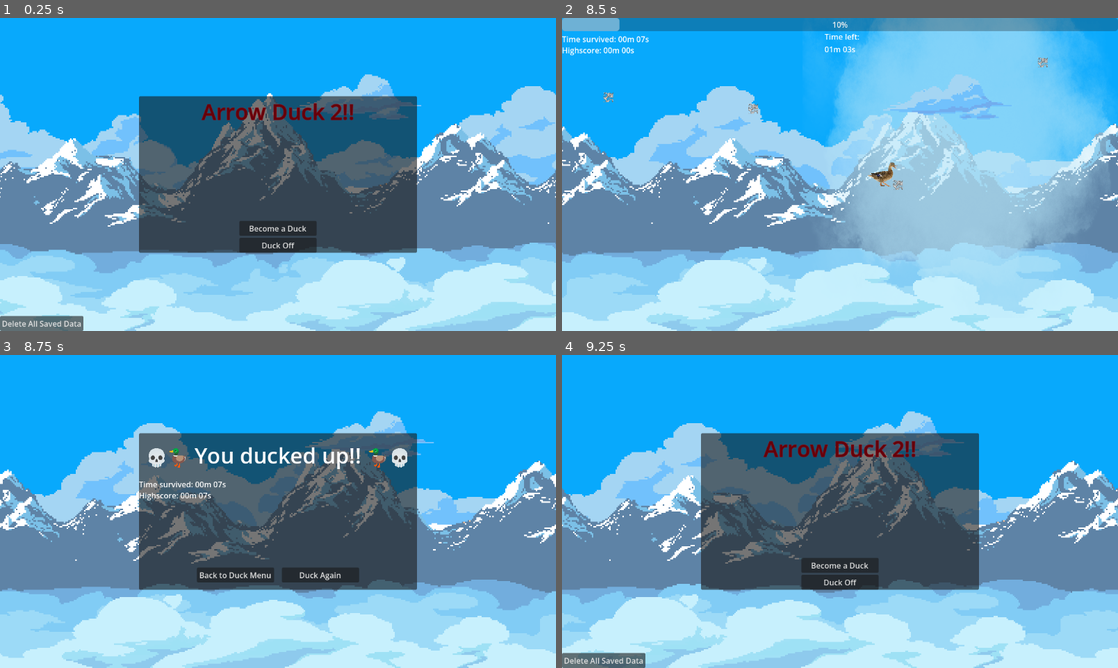
Above: before the commit, frames 1-4 (two rows, left to right).
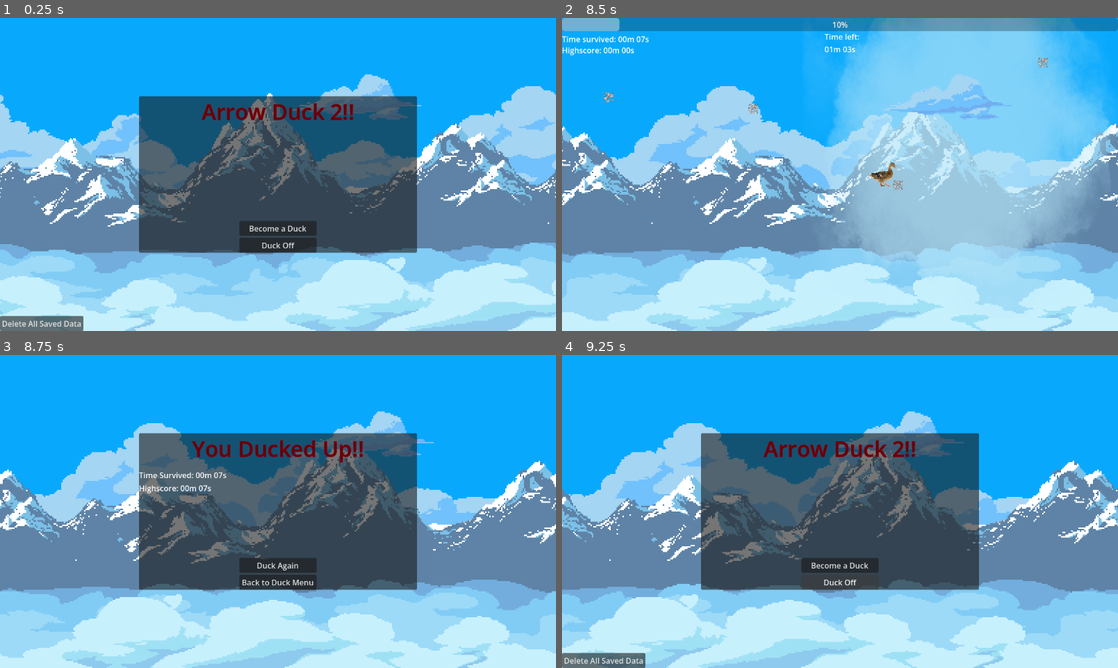
Above: after the commit, the same moments.

Repository: Anothernaso/arrow_duck_2-foss
Game: Godot game, scene res://dummy.tscn
Two runs of this game, one before a commit and one after it. Both use one fixed random seed, a clock stepped at 60 frames per second and the inputs below. Sound files missing from this copy of the repository are replaced by a short silence.
Inputs:
- Up to frame 1 (0.25 s): no input
- Up to frame 2 (8.5 s): click "Become a Duck" at 0.5 s; hold D (right) 1.28-2.03 s; hold S (backward) 2.03-2.78 s; hold D (right) 2.78-3.53 s; hold W (forward) 3.53-4.28 s; hold A (left) 4.28-5.78 s; hold S (backward) 5.78-6.53 s; hold D (right) 6.53-7.28 s; hold W (forward) 7.28-8.03 s; hold D (right) from 8.03 s (still down)
- Up to frame 3 (8.75 s): keep holding D (right)
- Up to frame 4 (9.25 s): release D (right) at 8.75 s; click "Back to Duck Menu" at 8.75 s

Frames 1-2 are identical in both runs. In frame 3, 3.8% of the frame differs, in the area x 25-74%, y 27-76%; in frame 4, less than 0.1%.

Commit message:
Rework internal UI layout of `death_screen.tscn`.
On branch master
Changes to be committed:
	modified:   scenes/death_screen/death_screen.gd
	modified:   scenes/death_screen/death_screen.tscn
	modified:   scenes/main_menu/main_menu.tscn

Diff:
--- a/scenes/death_screen/death_screen.gd
+++ b/scenes/death_screen/death_screen.gd
@@ -4,22 +4,22 @@
 
 @export var album: MusicAlbum
 
-@onready var score_counter_label: Label = $UI/Control/Panel/ScoreCounter
-@onready var highscore_counter_label: Label = $UI/Control/Panel/HighscoreCounter
+@onready var score_label: Label = $UI/Control/CenterContainer/Panel/VSplitContainer/VBoxContainer/ScoreLabel
+@onready var highscore_label: Label = $UI/Control/CenterContainer/Panel/VSplitContainer/VBoxContainer/HighscoreLabel
 
 func _ready() -> void:
 	var music_manager: AD_MusicManager = AD_GlobalMusicManager
 	music_manager.set_album(album, true)
 
-	score_counter_label.text = "Time survived: " + FormatUtils.format_time(ScoreCounter.last_time_survived)
-	highscore_counter_label.text = "Highscore: " + FormatUtils.format_time(ScoreCounter.highscore_time_survived)
+	score_label.text = "Time Survived: " + FormatUtils.format_time(ScoreCounter.last_time_survived)
+	highscore_label.text = "Highscore: " + FormatUtils.format_time(ScoreCounter.highscore_time_survived)
 
 
-func _on_try_again_button_down() -> void:
+func _on_retry_button_down() -> void:
 	var game_state_manager: AD_GameStateManager = AD_GlobalGameStateManager
 	game_state_manager.set_state(GameStates.State.InGame)
 
 
-func _on_main_menu_button_button_down() -> void:
+func _on_main_menu_button_down() -> void:
 	var game_state_manager: AD_GameStateManager = AD_GlobalGameStateManager
 	game_state_manager.set_state(GameStates.State.MainMenu)
--- a/scenes/death_screen/death_screen.tscn
+++ b/scenes/death_screen/death_screen.tscn
@@ -2,9 +2,12 @@
 
 [ext_resource type="Script" uid="uid://cbnstocroycpv" path="res://scenes/death_screen/death_screen.gd" id="1_w8h0d"]
 [ext_resource type="PackedScene" uid="uid://bg8ahamfcwj3i" path="res://nodes/background.tscn" id="2_eu6q6"]
-[ext_resource type="Theme" uid="uid://b4knt16xuynoj" path="res://ui/themes/arrow_duck_2_theme.tres" id="2_gpfue"]
 [ext_resource type="Resource" uid="uid://dhwjuh6b6sghl" path="res://content/albums/eternity.tres" id="2_ulujf"]
 [ext_resource type="PackedScene" uid="uid://bi1p1sul5tdrj" path="res://nodes/player/player_camera.tscn" id="3_cnyqg"]
+[ext_resource type="PackedScene" uid="uid://dq8m1un7enhgx" path="res://ui/nodes/panel.tscn" id="3_ulujf"]
+[ext_resource type="PackedScene" uid="uid://d264a23a2g0ym" path="res://ui/nodes/title_label.tscn" id="4_1loci"]
+[ext_resource type="PackedScene" uid="uid://cajw4rq6o3ak3" path="res://ui/nodes/label.tscn" id="5_tqqjr"]
+[ext_resource type="PackedScene" uid="uid://cnqn5uckxauwq" path="res://ui/nodes/button.tscn" id="5_yvssi"]
 
 [node name="DeathScreen" type="Node" unique_id=1599705515]
 script = ExtResource("1_w8h0d")
@@ -20,77 +23,55 @@
 grow_horizontal = 2
 grow_vertical = 2
 
-[node name="Panel" type="Panel" parent="UI/Control" unique_id=1685492994]
+[node name="CenterContainer" type="CenterContainer" parent="UI/Control" unique_id=234740034]
 layout_mode = 1
 anchors_preset = 15
 anchor_right = 1.0
 anchor_bottom = 1.0
-offset_left = 288.0
-offset_top = 162.0
-offset_right = -288.0
-offset_bottom = -162.0
 grow_horizontal = 2
 grow_vertical = 2
 
-[node name="Title" type="Label" parent="UI/Control/Panel" unique_id=167173367]
+[node name="Panel" parent="UI/Control/CenterContainer" unique_id=2070056285 instance=ExtResource("3_ulujf")]
+layout_mode = 2
+
+[node name="VSplitContainer" type="VSplitContainer" parent="UI/Control/CenterContainer/Panel" unique_id=1139980797]
 layout_mode = 1
-anchors_preset = 5
-anchor_left = 0.5
-anchor_right = 0.5
-offset_left = -296.5
-offset_top = 14.0
-offset_right = 296.5
-offset_bottom = 77.0
+anchors_preset = 15
+anchor_right = 1.0
+anchor_bottom = 1.0
 grow_horizontal = 2
-theme = ExtResource("2_gpfue")
-theme_override_font_sizes/font_size = 45
-text = "💀🦆 You ducked up!! 🦆💀"
-horizontal_alignment = 1
+grow_vertical = 2
+split_offsets = PackedInt32Array(63, 246)
+dragging_enabled = false
+dragger_visibility = 1
+split_offset = 63
 
-[node name="ScoreCounter" type="Label" parent="UI/Control/Panel" unique_id=1281114059]
-layout_mode = 0
-offset_top = 94.0
-offset_right = 181.0
-offset_bottom = 117.0
-text = "Time survived: 00m 00s"
+[node name="TitleLabel" parent="UI/Control/CenterContainer/Panel/VSplitContainer" unique_id=6593006 instance=ExtResource("4_1loci")]
+layout_mode = 2
+text = "You Ducked Up!!"
 
-[node name="HighscoreCounter" type="Label" parent="UI/Control/Panel" unique_id=35665994]
-layout_mode = 0
-offset_top = 117.0
-offset_right = 181.0
-offset_bottom = 140.0
+[node name="VBoxContainer" type="VBoxContainer" parent="UI/Control/CenterContainer/Panel/VSplitContainer" unique_id=1081044465]
+layout_mode = 2
+
+[node name="ScoreLabel" parent="UI/Control/CenterContainer/Panel/VSplitContainer/VBoxContainer" unique_id=1720302300 instance=ExtResource("5_tqqjr")]
+layout_mode = 2
+text = "Time Survived: 00m 00s"
+
+[node name="HighscoreLabel" parent="UI/Control/CenterContainer/Panel/VSplitContainer/VBoxContainer" unique_id=1520937447 instance=ExtResource("5_tqqjr")]
+layout_mode = 2
 text = "Highscore: 00m 00s"
 
-[node name="MainMenuButton" type="Button" parent="UI/Control/Panel" unique_id=1107918992]
-layout_mode = 1
-anchors_preset = 7
-anchor_left = 0.5
-anchor_top = 1.0
-anchor_right = 0.5
-anchor_bottom = 1.0
-offset_left = -168.0
-offset_top = -46.0
-offset_right = -8.0
-offset_bottom = -15.0
-grow_horizontal = 2
-grow_vertical = 0
+[node name="ButtonContainer" type="VBoxContainer" parent="UI/Control/CenterContainer/Panel/VSplitContainer" unique_id=778240905]
+layout_mode = 2
+alignment = 2
+
+[node name="RetryButton" parent="UI/Control/CenterContainer/Panel/VSplitContainer/ButtonContainer" unique_id=642408839 instance=ExtResource("5_yvssi")]
+layout_mode = 2
+text = "Duck Again"
+
+[node name="MainMenuButton" parent="UI/Control/CenterContainer/Panel/VSplitContainer/ButtonContainer" unique_id=1680412350 instance=ExtResource("5_yvssi")]
+layout_mode = 2
 text = "Back to Duck Menu"
-
-[node name="RetryButton" type="Button" parent="UI/Control/Panel" unique_id=500844113]
-layout_mode = 1
-anchors_preset = 7
-anchor_left = 0.5
-anchor_top = 1.0
-anchor_right = 0.5
-anchor_bottom = 1.0
-offset_left = 8.0
-offset_top = -46.0
-offset_right = 168.0
-offset_bottom = -15.0
-grow_horizontal = 2
-grow_vertical = 0
-text = "Duck Again
-"
 
 [node name="Env" type="Node2D" parent="." unique_id=1117941202]
 
@@ -98,5 +79,5 @@
 
 [node name="PlayerCamera" parent="Env" unique_id=2141972906 instance=ExtResource("3_cnyqg")]
 
-[connection signal="button_down" from="UI/Control/Panel/MainMenuButton" to="." method="_on_main_menu_button_button_down"]
-[connection signal="button_down" from="UI/Control/Panel/RetryButton" to="." method="_on_try_again_button_down"]
+[connection signal="button_down" from="UI/Control/CenterContainer/Panel/VSplitContainer/ButtonContainer/RetryButton" to="." method="_on_retry_button_down"]
+[connection signal="button_down" from="UI/Control/CenterContainer/Panel/VSplitContainer/ButtonContainer/MainMenuButton" to="." method="_on_main_menu_button_down"]
--- a/scenes/main_menu/main_menu.tscn
+++ b/scenes/main_menu/main_menu.tscn
@@ -50,16 +50,16 @@
 layout_mode = 2
 text = "Arrow Duck 2!!"
 
-[node name="VBoxContainer" type="VBoxContainer" parent="UI/Control/CenterContainer/Panel/VSplitContainer" unique_id=526265485]
+[node name="ButtonContainer" type="VBoxContainer" parent="UI/Control/CenterContainer/Panel/VSplitContainer" unique_id=526265485]
 layout_mode = 2
 theme = ExtResource("1_mgyuc")
 alignment = 2
 
-[node name="StartButton" parent="UI/Control/CenterContainer/Panel/VSplitContainer/VBoxContainer" unique_id=642408839 instance=ExtResource("4_3ovsr")]
+[node name="StartButton" parent="UI/Control/CenterContainer/Panel/VSplitContainer/ButtonContainer" unique_id=642408839 instance=ExtResource("4_3ovsr")]
 layout_mode = 2
 text = "Become a Duck"
 
-[node name="QuitButton" parent="UI/Control/CenterContainer/Panel/VSplitContainer/VBoxContainer" unique_id=593121669 instance=ExtResource("4_3ovsr")]
+[node name="QuitButton" parent="UI/Control/CenterContainer/Panel/VSplitContainer/ButtonContainer" unique_id=593121669 instance=ExtResource("4_3ovsr")]
 layout_mode = 2
 text = "Duck Off"
 
@@ -80,6 +80,6 @@
 
 [node name="PlayerCamera" parent="Env" unique_id=499102077 instance=ExtResource("2_756rb")]
 
-[connection signal="button_down" from="UI/Control/CenterContainer/Panel/VSplitContainer/VBoxContainer/StartButton" to="." method="_on_start_button_down"]
-[connection signal="button_down" from="UI/Control/CenterContainer/Panel/VSplitContainer/VBoxContainer/QuitButton" to="." method="_on_quit_button_down"]
+[connection signal="button_down" from="UI/Control/CenterContainer/Panel/VSplitContainer/ButtonContainer/StartButton" to="." method="_on_start_button_down"]
+[connection signal="button_down" from="UI/Control/CenterContainer/Panel/VSplitContainer/ButtonContainer/QuitButton" to="." method="_on_quit_button_down"]
 [connection signal="button_down" from="UI/Control/DeleteDataButton" to="." method="_on_delete_data_button_down"]
